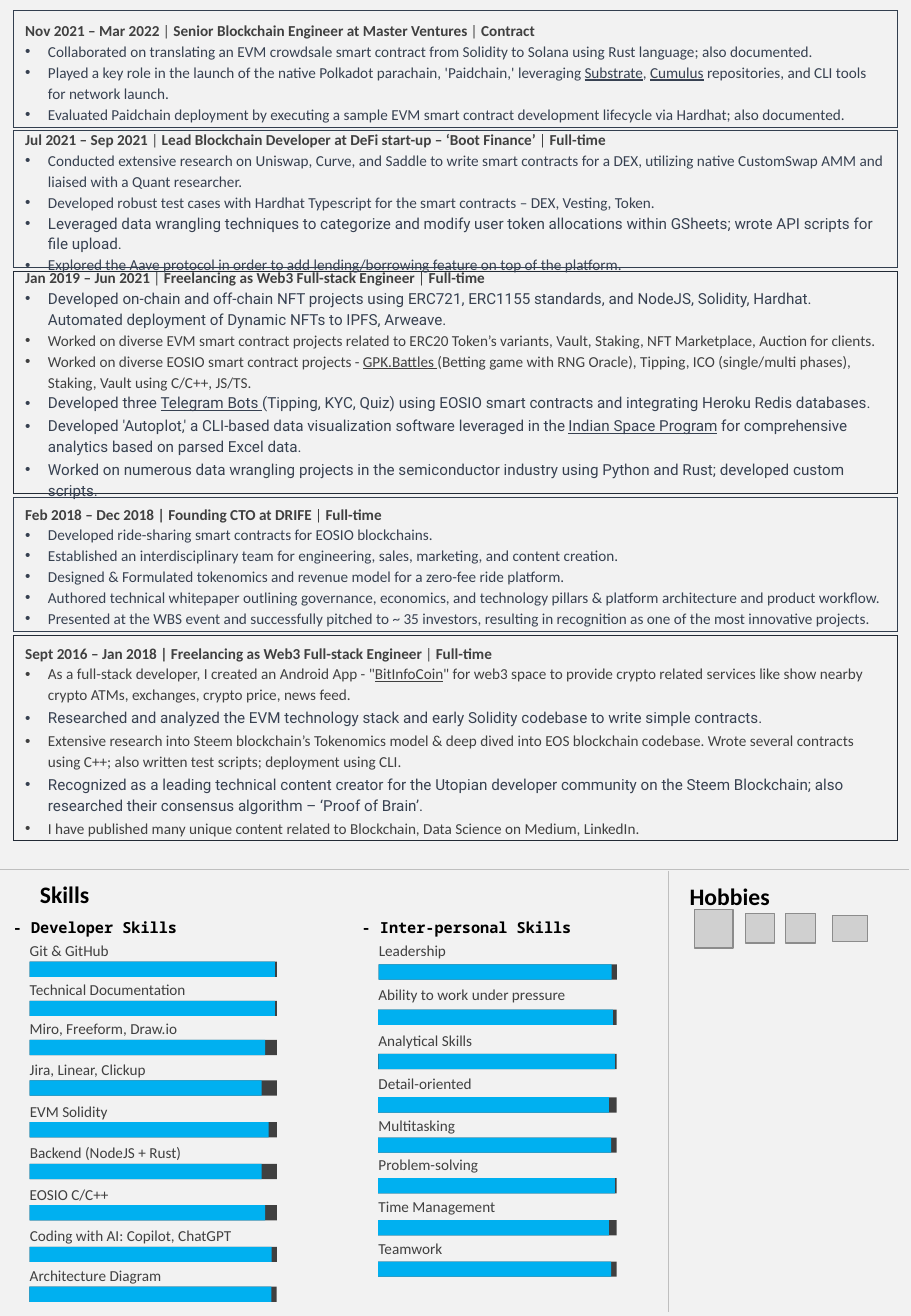
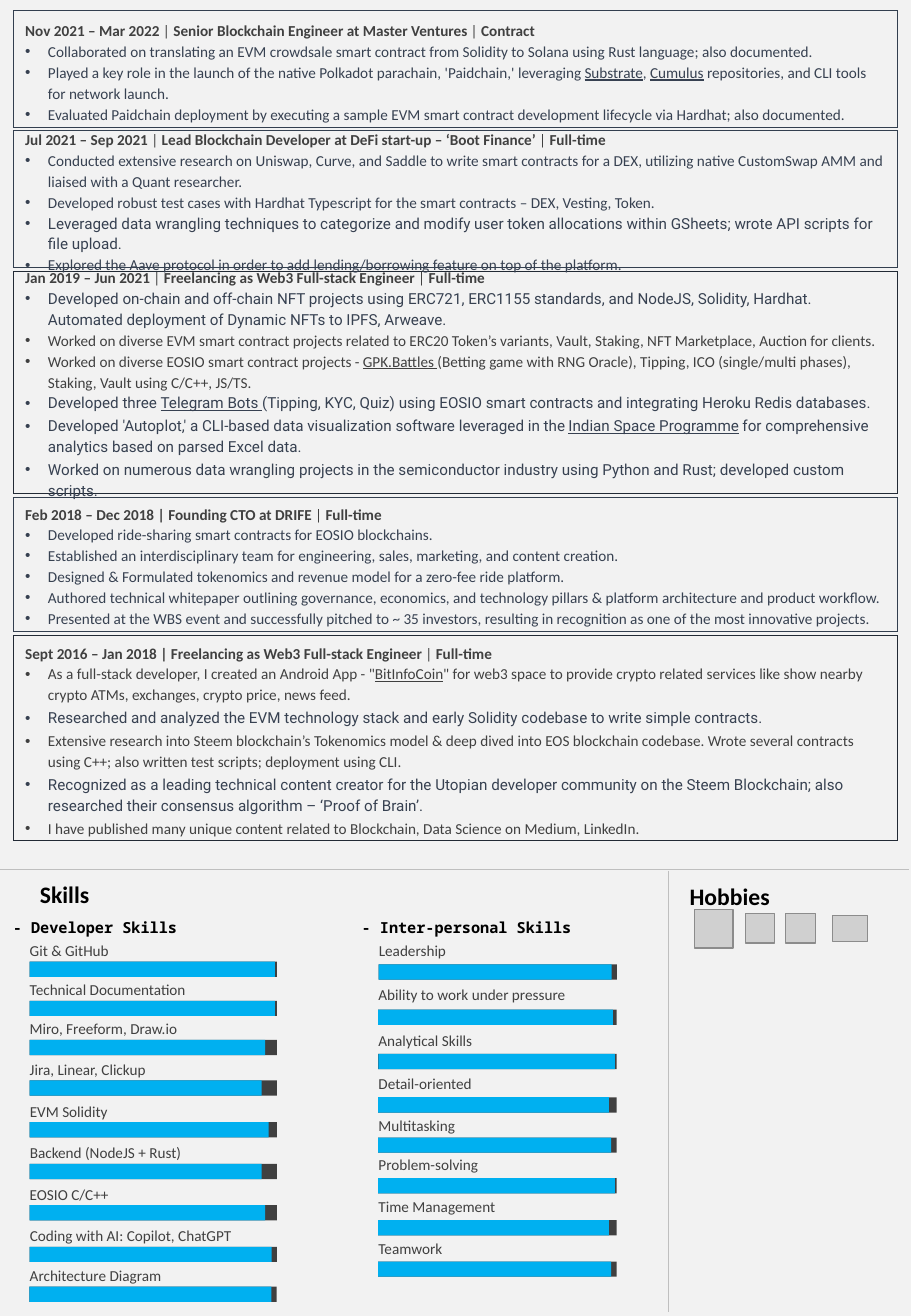
Before and after one commit to abhi3700/my_resume, a slide deck: slide 2 of my_resume_v2.pptx. Drawn at 911x1316 pixels with LibreOffice and Linux fonts; fonts in the diff are those of the drawing; grey boxes stand for pictures; background and template pictures are left out. Boxes give left, top, right and bottom in pixels: in the first picture for what was removed or moved away, otherwise in the second. Text is boxed around its words. In the diff, an @@ line names an element or a change of style, - is before the commit and + after.

```diff
--- a/my_resume_v2.pptx
+++ b/my_resume_v2.pptx
@@ text in rectangle at <box>48,419,868,455</box>: text changed @@
-• Developed 'Autoplot,' a CLI-based data visualization software leveraged in the Indian Space Program for comprehensive analytics based on parsed Excel data.
+• Developed 'Autoplot,' a CLI-based data visualization software leveraged in the Indian Space Programme for comprehensive analytics based on parsed Excel data.
```
Also in this commit, not shown: 1 other file.
